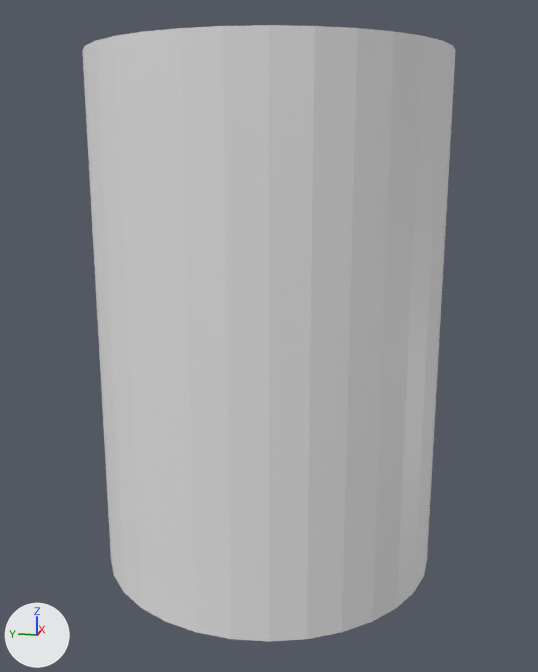
The Blender file blender/green.blend as it was, and as the next commit left it.
Rendered twice from a 50 mm lens placed at (-4.28, -0.86, 3.35), pointed at (-0.02, 0.0, 2.29). The lights are fixed; the arrows at lower left show +X, +Y and +Z. The same objects are shown in both versions, whatever each file hides.

Objects in the first picture: 'head'.
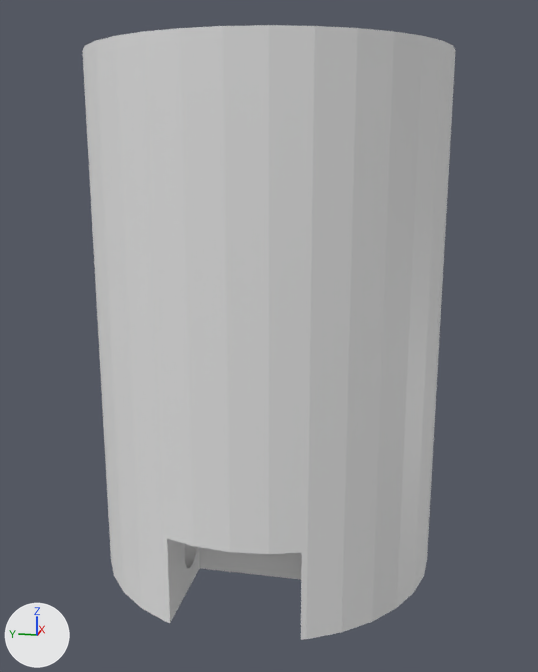
Location of each change, [x1, y1, x2, y2] in pixels of the pictures (538 x 672 px):
'head', reshaped, moved, turned, rescaled
    before: [82, 25, 456, 642]
    after: [82, 25, 456, 640]
part 1 of me_cylinder_001, added
    after: [82, 25, 456, 640]

Edits to the bpy script that builds the scene:
```text
Change me_cylinder_001:
    used by ob_head; location = (0.0, 0.0, 2.39)
    remove me_cylinder_001.from_pydata(...)  # 64 vertices, 34 faces; spans x -1.0..1.0, y -1.0..1.0, z -1.49..1.49
    add me_cylinder_001.from_pydata(...)  # 610 vertices, 625 faces; spans x -0.47..1.53, y -1.41..0.59, z -0.26..3.0
    me_cylinder_001 part 1: 610 vertices added at x -0.47..1.53, y -1.41..0.59, z -0.26..3.0
Change ob_head:
    ob_head.location: (0.0, 0.0, 2.39) -> (-0.528, 0.405, 1.145)
    ob_head.rotation_euler: (0.0, 0.0, 0.0) -> (0.0, 0.0, 3.142)  # degrees (0, 0, 0) -> degrees (0, 0, 180)
    ob_head.scale: (1.0, 1.0, 1.0) -> (-1.0, -1.0, 0.91)
```
